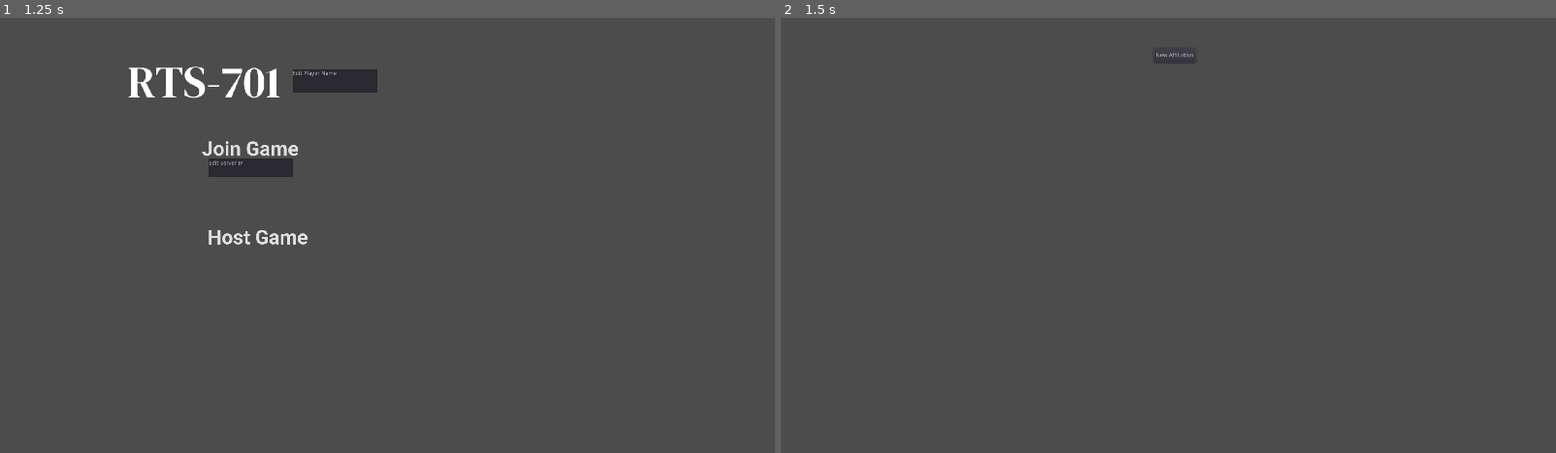
Above: before the commit, frames 1-2 (left to right).
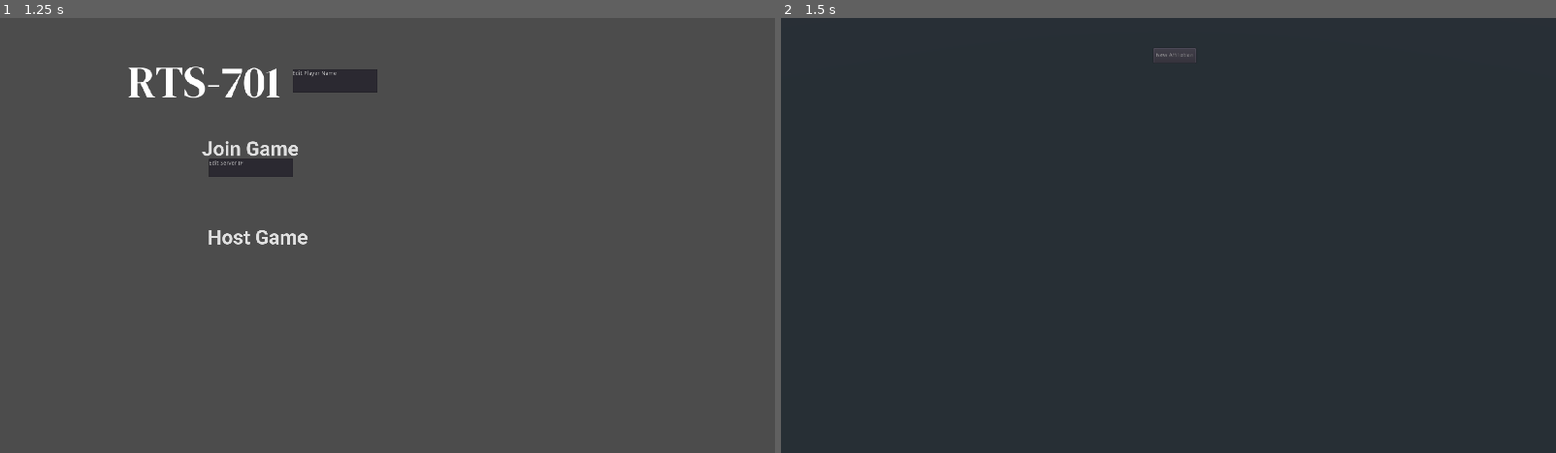
Above: after the commit, the same moments.

Repository: HansGoudey/rts-701
Game: Godot game, scene res://Main.tscn
The game is run twice, just before and just after one commit, with the same random seed, the same clock (stepped at 60 frames per second) and the same inputs.
Inputs (mouse positions are in pixels of both pictures, inside the frame that each line leads up to):
- Up to frame 1 (1.25 s): tap Enter at 0.5 s; move the mouse to (558, 213) at 0.52 s; hold S (camera_backward) from 0.53 s (still down); click (558, 213) at 0.67 s
- Up to frame 2 (1.5 s): release S (camera_backward) at 1.25 s; click "Host Game" at 1.25 s

Frame 1 is identical in both runs. In frame 2, 100% of the frame differs, in the area x 0-100%, y 0-100%.

Commit message:
Fix a couple server networking bugs

Diff:
--- a/RTS-701-Project/Affiliation.gd
+++ b/RTS-701-Project/Affiliation.gd
@@ -34,3 +34,9 @@
 remote func change_resource(which:int, amount:float) -> void:
 	assert(which < resources.size())
 	resources[which] += amount
+
+func add_player(player):
+	if players:
+		players.append(player)
+	else:
+		players = [player]
--- a/RTS-701-Project/Game.gd
+++ b/RTS-701-Project/Game.gd
@@ -17,5 +17,7 @@
 
 func start_game():
 	# Affilations were passed into the member variable, add them as children
+	var main:Main = get_parent()
 	for affiliation in affiliations:
+		main.remove_child(affiliation)
 		add_child(affiliation)
--- a/RTS-701-Project/Main.gd
+++ b/RTS-701-Project/Main.gd
@@ -54,7 +54,7 @@
 		player.affiliation.remove_child(player)
 
 	# Add the player to the specified affiliation
-	affiliation.players.append(player)
+	affiliation.add_player(player)
 	affiliation.add_child(player)
 	player.affiliation = affiliation
 	player.assign_count += 1
@@ -92,6 +92,7 @@
 	affiliation_node.set_network_master(1)
 	affiliation_node.id = id
 	affiliation_node.color = color
+	add_child(affiliation_node) # Add the affiliations as a child of Main for now, transfer them to Game later
 
 	emit_signal("lobby_ui_update")
 	return affiliation_node
--- a/RTS-701-Project/UI/LobbyUI.gd
+++ b/RTS-701-Project/UI/LobbyUI.gd
@@ -67,7 +67,7 @@
 
 		var join_button:Button = new_affiliation_item.get_child(2)
 		assert(join_button.connect("pressed", main, "rpc_assign_player_to_affiliation",
-									[main.get_player(get_tree().get_network_unique_id()), affiliation]) == OK)
+								   [main.get_player(get_tree().get_network_unique_id()), affiliation]) == OK)
 
 		var delete_button:Button = new_affiliation_item.get_child(3)
 		assert(delete_button.connect("pressed", main, "rpc_remove_affiliation", [affiliation]) == OK)
